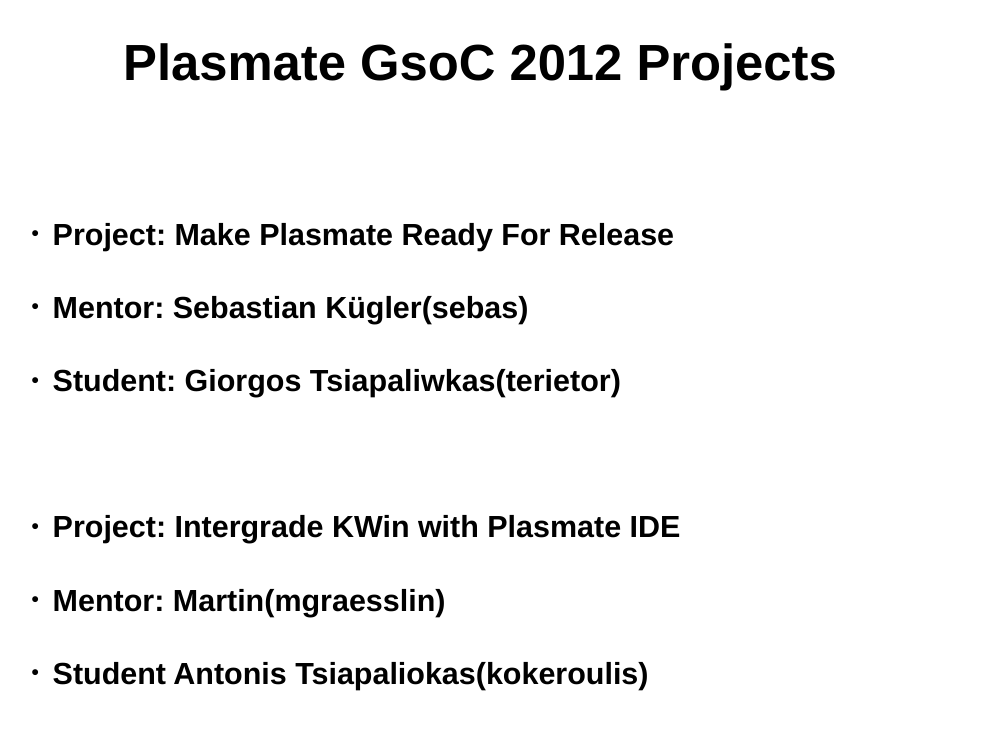
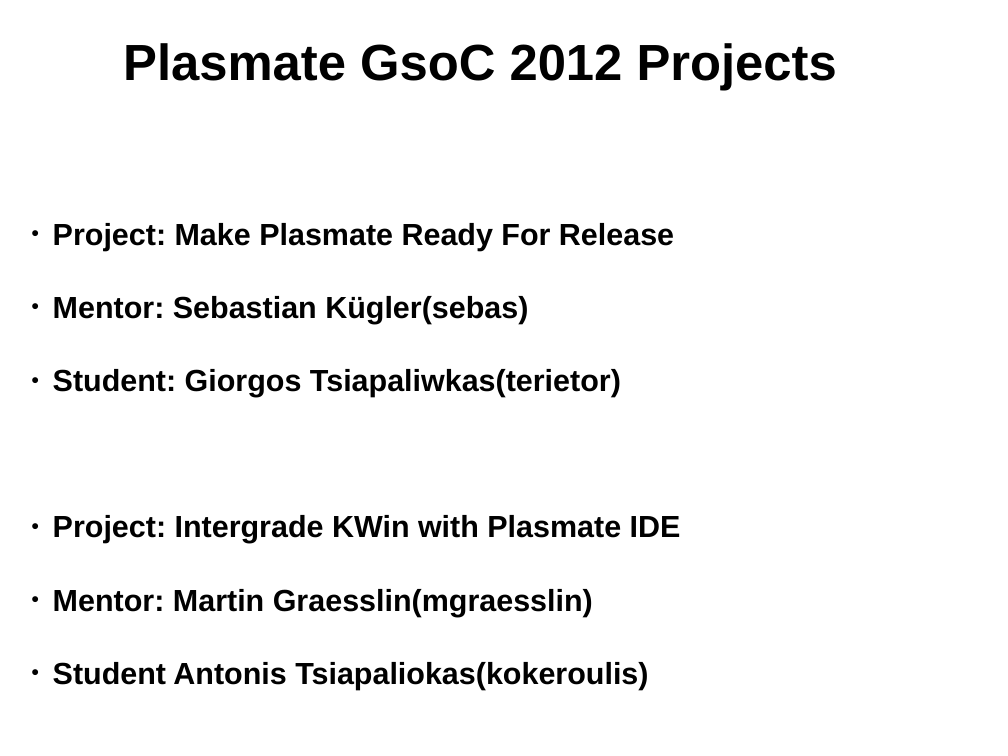
Before and after one commit to gtsiap/presenations, a slide deck: slide 7 of openSUSE gr Summer Camp 2012/plasmate.odp. Drawn at 1008x756 pixels with LibreOffice and Linux fonts; fonts in the diff are those of the drawing; background and template pictures are left out. Boxes give left, top, right and bottom in pixels: in the first picture for what was removed or moved away, otherwise in the second. Text is boxed around its words. In the diff, an @@ line names an element or a change of style, - is before the commit and + after.

Commit message:
Final fixes

```diff
--- a/openSUSE gr Summer Camp 2012/plasmate.odp
+++ b/openSUSE gr Summer Camp 2012/plasmate.odp
@@ text at bbox=[53, 589, 593, 616]: text changed @@
-● Mentor: Martin(mgraesslin)
+● Mentor: Martin Graesslin(mgraesslin)
```
Also in this commit, not shown: 2 other slides changed, 1 slide added.
